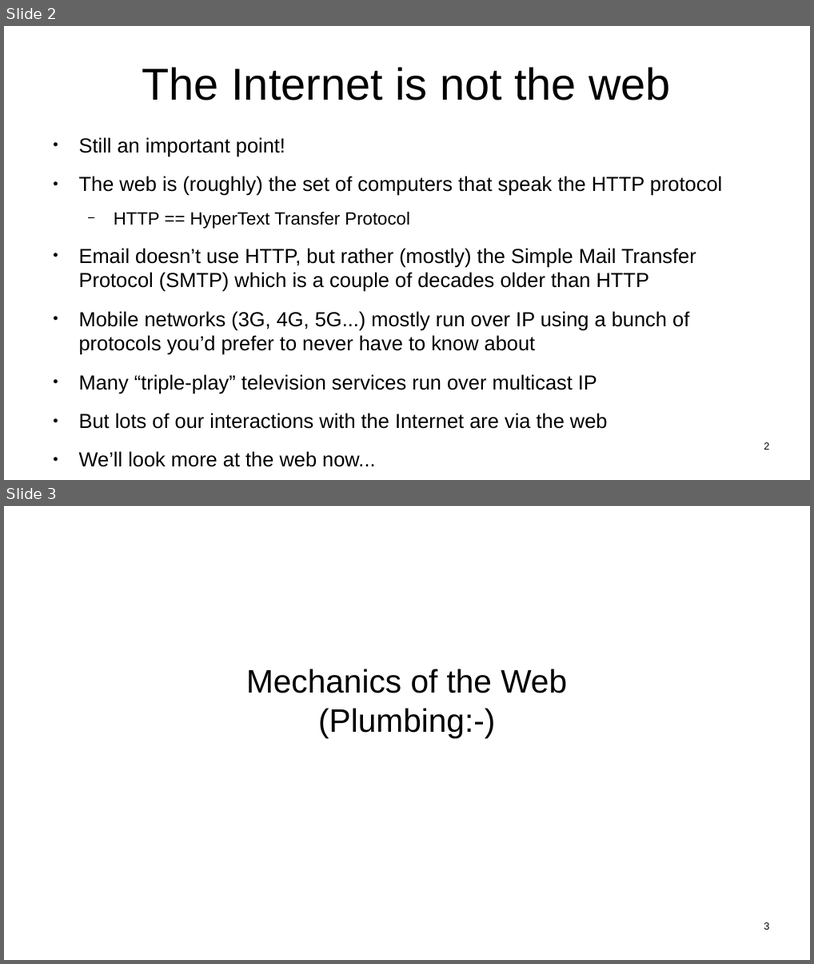
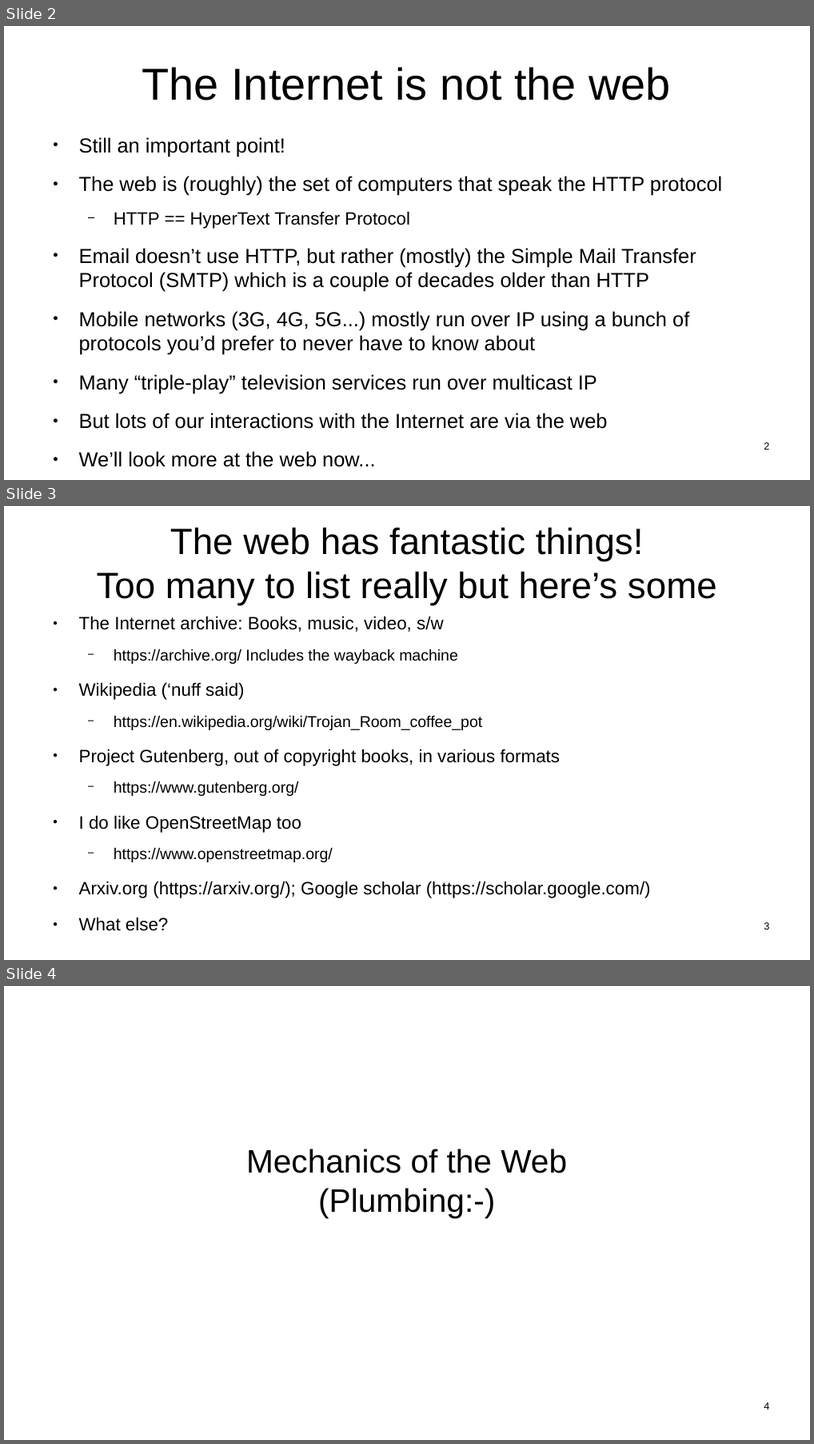
Before and after one commit to sftcd/witidtm, a slide deck: lectures/200-web.odp. Shown one above the other, each under a label of ours: slides 2 and 3 before the commit, slides 2, 3 and 4 after it. The pictures are 814x964 and 814x1444 pixels, drawn with LibreOffice and Linux fonts; fonts in the diff are those of the drawing. Boxes give left, top, right and bottom in pixels: in the first picture for what was removed or moved away, otherwise in the second. Text is boxed around its words. In the diff, an @@ line names an element or a change of style, - is before the commit and + after.

```diff
--- a/lectures/200-web.odp
+++ b/lectures/200-web.odp
@@ slide 3 added at [4,506,810,960], background #FFFFFF @@
@@ title added at [97,528,718,605], 36 pt, text #000000 @@
+The web has fantastic things!
+Too many to list really but here’s some
@@ text added at [79,616,651,931], 17.6 pt, text #000000 @@
+● The Internet archive: Books, music, video, s/w
+  − https://archive.org/ Includes the wayback machine
+● Wikipedia (‘nuff said)
+  − https://en.wikipedia.org/wiki/Trojan_Room_coffee_pot
+● Project Gutenberg, out of copyright books, in various formats
+  − https://www.gutenberg.org/
+● I do like OpenStreetMap too
+  − https://www.openstreetmap.org/
+● Arxiv.org (https://arxiv.org/); Google scholar (https://scholar.google.com/)
+● What else?
@@ page number added at [764,922,770,929], 10 pt, text #000000 @@
+3
@@ what was slide 3 is now slide 4 @@
@@ page number at [764,1402,770,1409]: text changed @@
-3
+4
```
Also in this commit, not shown: 1 other file.
